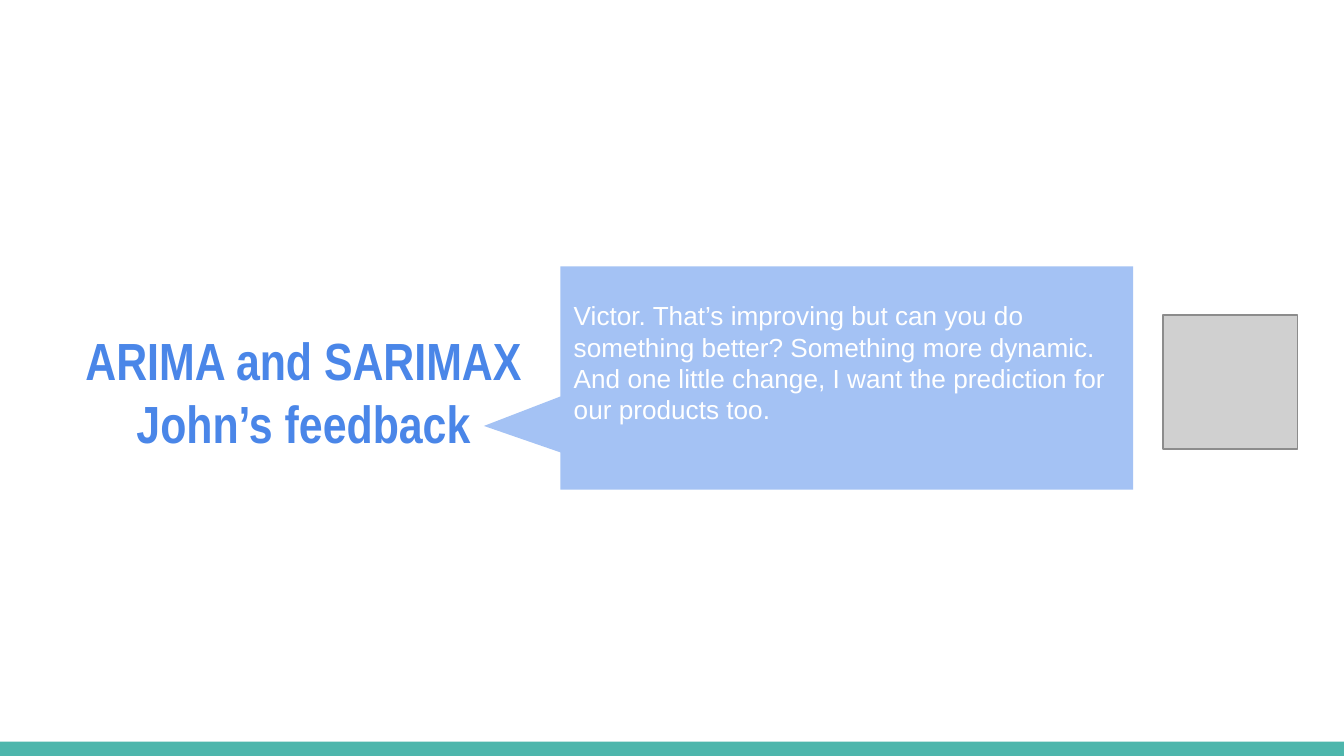
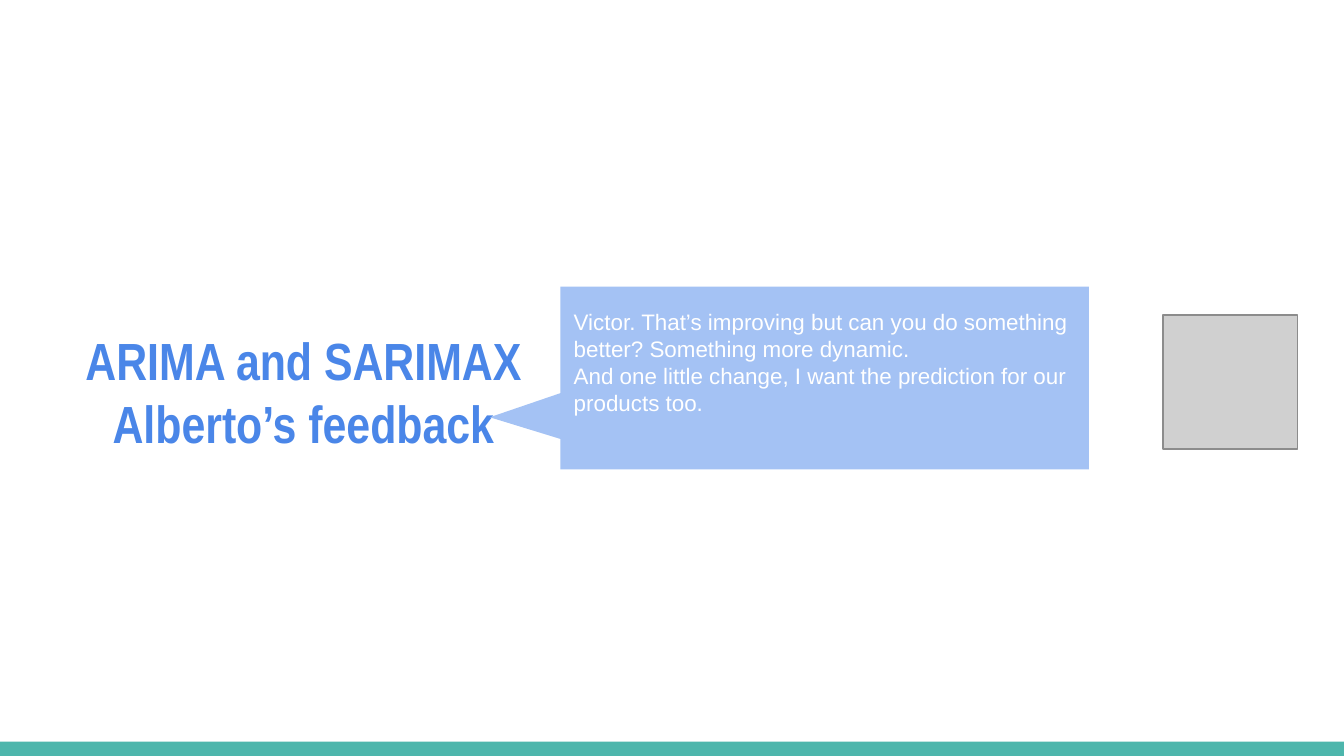
Before and after one commit to victortg1988/finalprojectIH_bikehopsalesprediction, a slide deck: slide 7 of Sales Prediction - Final Project (1).pptx. Drawn at 1344x756 pixels with LibreOffice and Linux fonts; fonts in the diff are those of the drawing; grey boxes stand for pictures. Boxes give left, top, right and bottom in pixels: in the first picture for what was removed or moved away, otherwise in the second. Text is boxed around its words. In the diff, an @@ line names an element or a change of style, - is before the commit and + after.

```diff
--- a/Sales Prediction - Final Project (1).pptx
+++ b/Sales Prediction - Final Project (1).pptx
@@ rounded speech box "Victor. That’s improving but can ...": place and size @@
-rounded speech box "Victor. That’s improving but can ..." at (560, 266, 1133, 489)
+rounded speech box "Victor. That’s improving but can ..." at (560, 286, 1089, 469)
@@ rounded speech box "Victor. That’s improving but can ..." at (560, 286, 1089, 469): size 14 to 12 pt @@
@@ title at (85, 342, 521, 444): text changed @@
-ARIMA and SARIMAX John’s feedback
+ARIMA and SARIMAX Alberto’s feedback
```
Also in this commit, not shown: 4 other slides changed, 1 other file.
